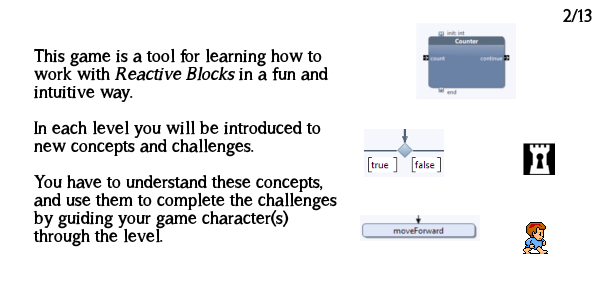
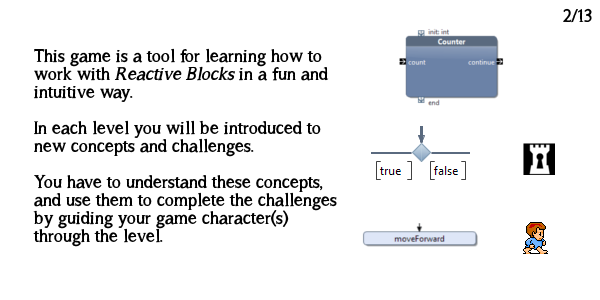
Layered file, before and after one edit (600x300). Changes by layer:
added layer "local_block.png #1" above "local_block.png" over [399, 28, 504, 106]
painted on "local_block.png" over [416, 23, 516, 99]
added layer "decision.png #1" above "decision.png" over [371, 126, 470, 180]
painted on "decision.png" over [364, 129, 444, 177]
added layer "move-forward.png #1" above "move-forward.png" over [362, 223, 479, 247]
painted on "move-forward.png" over [360, 215, 480, 241]
